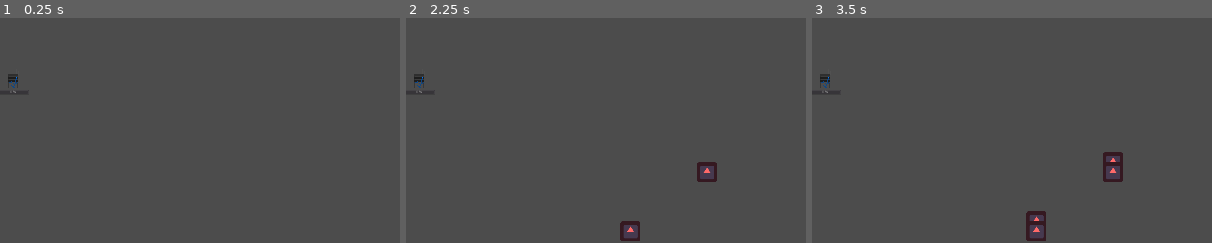
Above: before the commit, frames 1-3 (left to right).
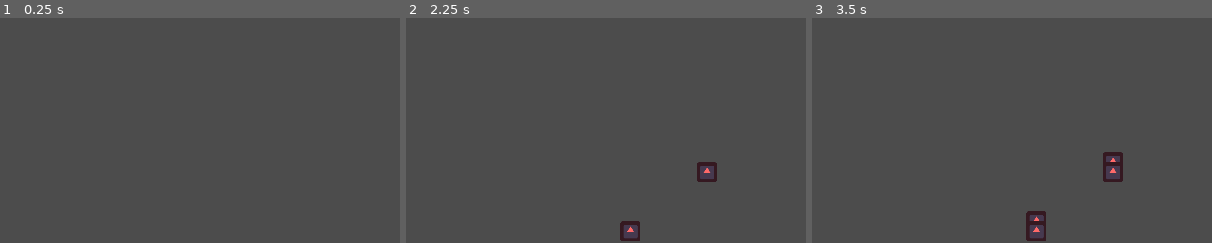
Above: after the commit, the same moments.

Repository: henriiquecampos/global-game-jam-2018
Game: Godot game, scene res://levels/test_level/test_level.tscn
The game is run twice, just before and just after one commit, with the same random seed, the same clock (stepped at 60 frames per second) and the same inputs. The project has no main scene, so this scene is started directly. The engine's default icon, where the game draws it, is replaced by a stand-in: a white triangle on a blue panel in a dark square.
Inputs:
- Up to frame 1 (0.25 s): no input
- Up to frame 2 (2.25 s): tap Enter at 0.5 s; tap Space at 1.25 s
- Up to frame 3 (3.5 s): tap Enter at 2.75 s
The pictures show only the part of the screen within x 24-74%, y 13-63%; the shares and areas given below are measured in that part.

The runs differ from the first frame. In frame 1, less than 0.1% of the frame differs, in the area x 2-5%, y 24-34%; in frame 2, less than 0.1%; in frame 3, less than 0.1%.
Error before the commit: Parse Error: The identifier "NONE" isn't declared in the current scope. (res://objects/router/router.gd:7)

Commit message:
fixed router pos

Diff:
--- a/source/levels/test_level/test_level.tscn
+++ b/source/levels/test_level/test_level.tscn
@@ -1,8 +1,7 @@
-[gd_scene load_steps=6 format=2]
+[gd_scene load_steps=5 format=2]
 
 [ext_resource path="res://actors/player/player.tscn" type="PackedScene" id=1]
 [ext_resource path="res://objects/spawner/spawner.tscn" type="PackedScene" id=2]
-[ext_resource path="res://objects/router/router.tscn" type="PackedScene" id=3]
 
 [sub_resource type="GDScript" id=1]
 
@@ -26,7 +25,7 @@
 func _ready():
 	print(get_viewport().size)"
 
-[node name="TestLevel" type="YSort" groups=[
+[node name="TestLevel" type="YSort" index="0" groups=[
 "level",
 ]]
 
@@ -95,8 +94,3 @@
 min_spawn_time = 15.0
 max_spawn_time = 30.0
 max_amount = 3
-
-[node name="Router" parent="." index="7" instance=ExtResource( 3 )]
-
-position = Vector2( 646.848, 378.793 )
-charging_time = 2.0
--- a/source/objects/router/router.tscn
+++ b/source/objects/router/router.tscn
@@ -32,7 +32,6 @@
 
 [node name="Router" type="StaticBody2D" index="0"]
 
-position = Vector2( 222, 92 )
 input_pickable = false
 collision_layer = 1
 collision_mask = 1
@@ -41,7 +40,8 @@
 friction = 1.0
 bounce = 0.0
 script = ExtResource( 1 )
-charging_time = 9.726
+_sections_unfolded = [ "Transform" ]
+charging_time = 8.0
 
 [node name="Shape" type="CollisionShape2D" parent="." index="0"]
 
@@ -66,6 +66,7 @@
 
 frames = SubResource( 3 )
 animation = "idle"
+frame = 1
 playing = true
 
 [node name="CaptureTime" type="Timer" parent="." index="3"]
